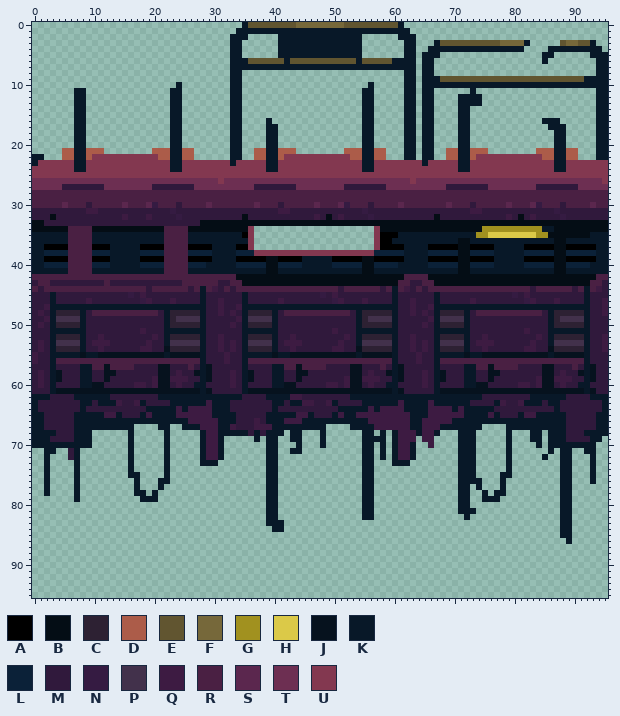
Sprite sheet, stored at Assets/Sprites/Background/Tier03/Tier03_backtile00.png. The first picture shows the starting point.
The file is 96x96 pixels.
Palette (. is transparent): A #000000  B #040d15  C #2d2133  D #ac5c49  E #615530  F #76683a  G #a1911f  H #dbc948  J #06121e  K #081828  L #0b2138  M #30193c  N #351b42  P #42314b  Q #3d1b42  R #4a2043  S #5b274e  T #6d2f52  U #833850
Pixels before (only the part around the change), first column x 25:
 0 ..........KEEEEEEEEFFFFFFFFEEEEEEEEEK..................................
 1 .........KKKKKKKKKKKKKKKKKKKKKKKKKKKKK.................................
 2 ........KKK.....KKKKKKKKKKKKKK......KKK................................
 3 ........KK......KKKKKKKKKKKKKK.......KK...KEEEEEEEEEEFFFFK.....EFFEEK..
 4 ........KK......KKKKKKKKKKKKKK.......KK..KKKKKKKKKKKKKKKK....KKKKKKKKK.
 5 ........KK......KKKKKKKKKKKKKK.......KK.KKK.................KK......KKK
 6 ........KKKEEEEEEKEEEEEEEEEEEKEEEEEKKKK.KK..................K........KK
 7 ........KKKKKKKKKKKKKKKKKKKKKKKKKKKKKKK.KK...........................KK
 8 ........KK...........................KK.KK...........................KK
 9 ........KK...........................KK.KKKEEEEEEEEEEEEEEEEEEEEEEEEKKKK
10 ........KK.....................K.....KK.KKKKKKKKKKKKKKKKKKKKKKKKKKKKKKK
11 ........KK....................KK.....KK.KK......K....................KK
12 ........KK....................KK.....KK.KK....KKKK...................KK
13 ........KK....................KK.....KK.KK....KKKK...................KK
14 ........KK....................KK.....KK.KK....KK.....................KK
15 ........KK....................KK.....KK.KK....KK.....................KK
16 ........KK....K...............KK.....KK.KK....KK............KKK......KK
17 ........KK....KK..............KK.....KK.KK....KK.............KKK.....KK
18 ........KK....KK..............KK.....KK.KK....KK..............KK.....KK
19 ........KK....KK..............KK.....KK.KK....KK..............KK.....KK
20 ........KK....KK..............KK.....KK.KK....KK..............KK.....KK
21 DD......KK..DDKKDDD........DDDKKDD...KK.KK..DDKKDDD........DDDKKDD...KK
The result:
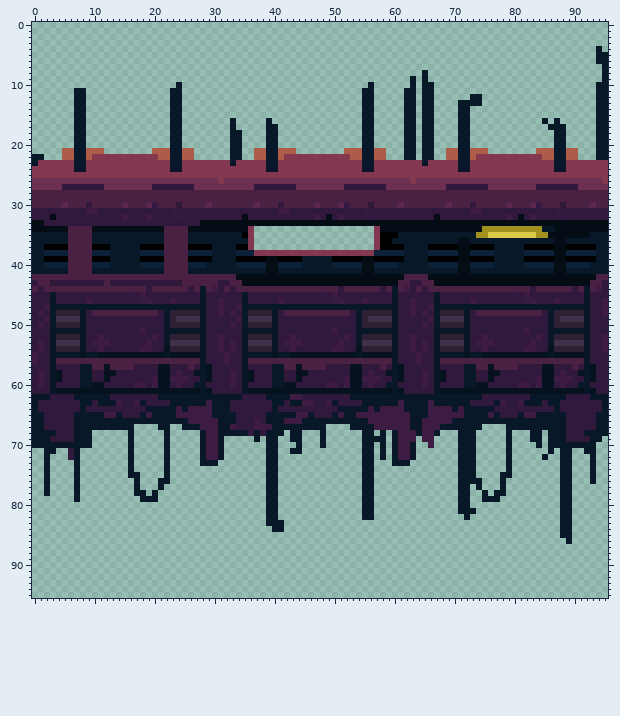
Change:
Changed rows in their new state; - is an unchanged pixel.
first column x 33:
 0 --...........................---------------------------------
 1 -.............................--------------------------------
 2 ...-----..............------...-------------------------------
 3 ..------..............-------..---................-----......-
 4 ..------..............-------..--................----........-
 5 ..------..............-------..-...-----------------..------.-
 6 ...............................-..------------------.---------
 7 ...............................-..---------------------------.
 8 ..---------------------------..--.---------------------------.
 9 ..---------------------------.---.............................
10 ..---------------------------.----...........................-
11 ..--------------------------------------.---------------------
12 ..------------------------------------..----------------------
13 ..------------------------------------------------------------
14 ..------------------------------------------------------------
15 ..------------------------------------------------------------
16 -.---------------------------------------------------.--------
17 -.------------------------------------------------------------
